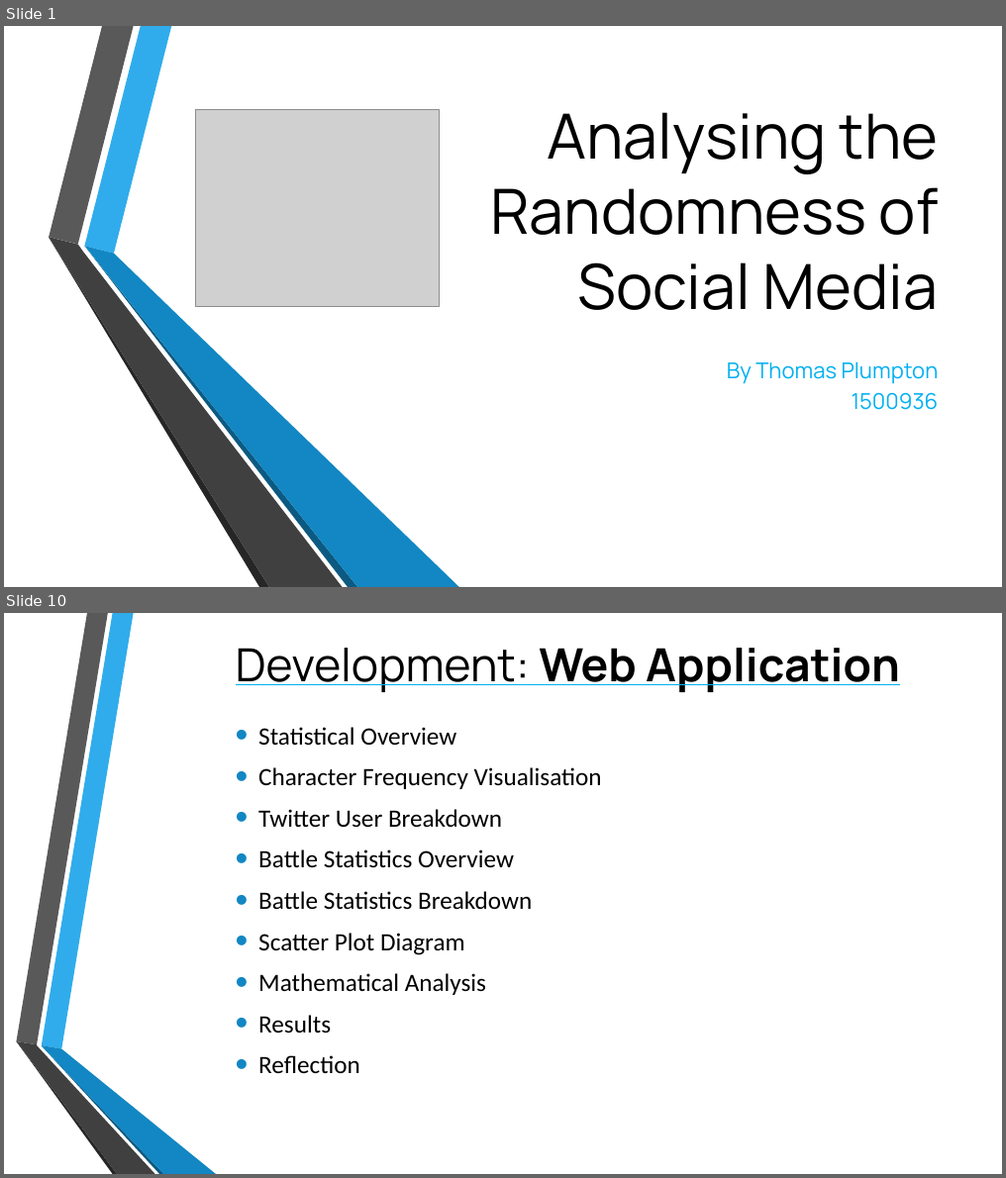
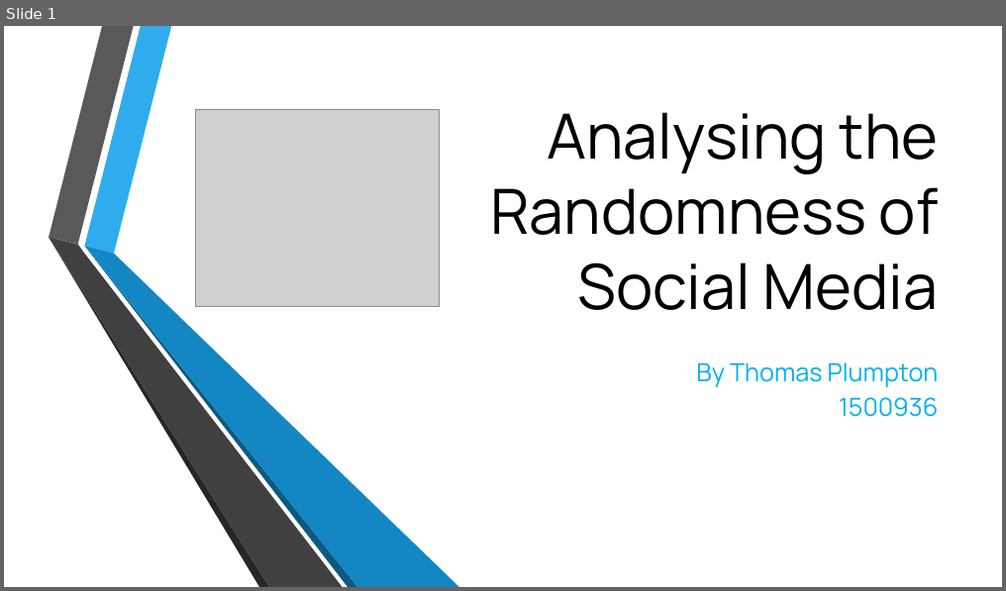
Before and after one commit to TomPlum/major-project, a slide deck: Assessed Work/CPU6001 - Project Viva Presentation.pptx. Shown one above the other, each under a label of ours: slides 1 and 10 before the commit, slide 1 after it; the slides between them are not shown. The pictures are 1006x1178 and 1006x591 pixels, drawn with LibreOffice and Linux fonts; fonts in the diff are those of the drawing; grey boxes stand for pictures; background and template pictures are left out. Boxes give left, top, right and bottom in pixels: in the first picture for what was removed or moved away, otherwise in the second. Text is boxed around its words. In the diff, an @@ line names an element or a change of style, - is before the commit and + after.

```diff
--- a/Assessed Work/CPU6001 - Project Viva Presentation.pptx
+++ b/Assessed Work/CPU6001 - Project Viva Presentation.pptx
@@ slide 10 removed at (4,613,1002,1174), background picture (left out) @@
@@ title removed at (236,648,900,692) @@
-Development: Web Application
@@ text removed at (258,727,602,1073) @@
-• Statistical Overview
-• Character Frequency Visualisation
-• Twitter User Breakdown
-• Battle Statistics Overview
-• Battle Statistics Breakdown
-• Scatter Plot Diagram
-• Mathematical Analysis
-• Results
-• Reflection
@@ group removed at (16,613,216,1174): 6 freeform shapes @@
@@ slide 1 changed as well @@
@@ subtitle "By Thomas Plumpton" at (696,363,939,417): size 21 to 24 pt @@
```
Also in this commit, not shown: 11 other slides changed, 6 slides added, 3 other slides removed, 5 other files.
